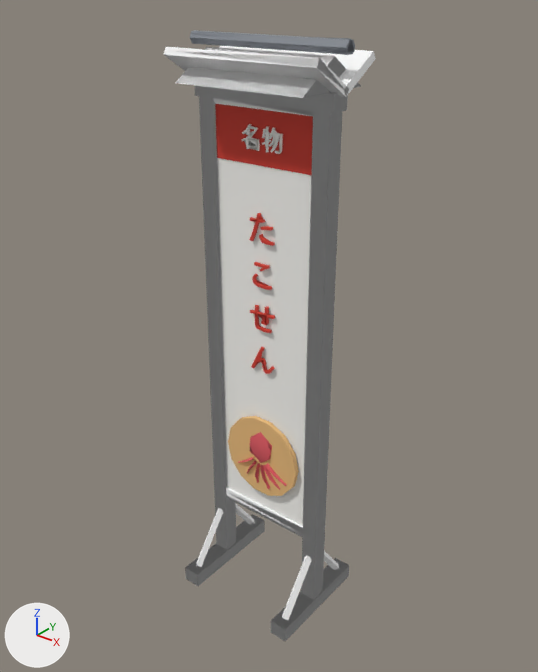
Before and after pictures for a commit that changed the glTF model uminagi-assets/glb/kanban_tako.glb.
One viewpoint serves both versions: a 50 mm lens placed at (1.71, -2.12, 2.61), pointed at (-0.01, 0.03, 1.27). Arrows for +X, +Y and +Z are at lower left; the lights stay in place. The older version comes first. Where no turn or scale is listed for an object, it has been applied to the vertices. Vertices at exactly the same position are counted once.

Names of what the first picture shows: 'kanban_tako_body', 'kanban_tako_lod1'.
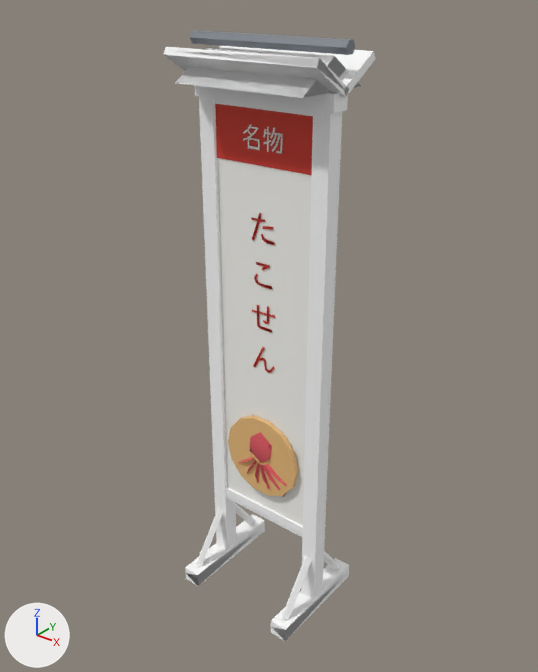
Boxes (x1, y1, x2, y2) around the edits, measured in the pictures (538 x 672 px):
part 1 of me_kanban_tako_body, cut back: before (241, 124, 283, 374); after (243, 124, 283, 220)
part 2 of me_kanban_tako_lod1, cut back: before (186, 38, 355, 641); after (186, 124, 282, 586)

Diff of the bpy script that builds the scene:
```diff
--- a/uminagi-assets/glb/kanban_tako.glb.py
+++ b/uminagi-assets/glb/kanban_tako.glb.py
@@ mat_cloth_en_red @@
+mat_cloth_en_red = principled_material('cloth_en_red')
+mat_cloth_en_red.base_color = (0.7, 0.05, 0.03)  # red #da3f30
+mat_cloth_en_red.roughness = 0.7
@@ me_kanban_tako_body @@
 # used by ob_kanban_tako_body; location = (0.0, 0.0, 0.0)
-me_kanban_tako_body.from_pydata(...)  # 764 vertices, 1368 faces; spans x -0.34..0.34, y -0.25..0.25, z 0.0..2.42
+me_kanban_tako_body.from_pydata(...)  # 511 vertices, 625 faces; spans x -0.34..0.34, y -0.25..0.25, z 0.0..2.42
+# me_kanban_tako_body part 1: 113 vertices moved within x -0.09..0.09, y -0.03..-0.02, z 1.77..2.12; 253 vertices removed from x -0.09..0.09, y -0.04..-0.03, z 1.14..2.12
 me_kanban_tako_body.materials.append(mat_wood_dark)
@@ me_kanban_tako_body @@
 me_kanban_tako_body.materials.append(mat_en_tako)
+me_kanban_tako_body.materials.append(mat_cloth_en_red)  # red #da3f30
@@ me_kanban_tako_lod1 @@
 # used by ob_kanban_tako_lod1; location = (0.0, 0.0, 0.0)
-me_kanban_tako_lod1.from_pydata(...)  # 278 vertices, 409 faces; spans x -0.34..0.34, y -0.25..0.25, z 0.0..2.43
+me_kanban_tako_lod1.from_pydata(...)  # 214 vertices, 179 faces; spans x -0.34..0.34, y -0.25..0.25, z 0.0..2.41
+# me_kanban_tako_lod1 part 2
+# 129 vertices are removed from x -0.34..0.34, y -0.25..0.25, z 0.0..2.43
+# 325 faces are deleted
+# 26 vertices move within x -0.07..0.09, y -0.04..-0.02, z 0.58..2.12
+# 76 vertices are added at x -0.34..0.34, y -0.25..0.25, z 0.0..2.41
+# 29 new faces join them, mat_wood_dark (white #ffffff)
+# 4 new faces join them, mat_ridge_tile (grey #7c8189)
+# 4 new faces join them, mat_en_kanban (white #f9f8f3)
+# 4 new faces join them, mat_ink_red (red #da3f30)
+# 23 new faces join them, mat_ink_white (white #f9f8f3)
+# 38 new faces join them, mat_cloth_en_red (red #da3f30)
+# 17 new faces join them, mat_en_tako (red #dd5961)
+# other edits to the shape of me_kanban_tako_lod1 do not show in these pictures
 me_kanban_tako_lod1.materials.append(mat_wood_dark)
@@ me_kanban_tako_lod1 @@
 me_kanban_tako_lod1.materials.append(mat_en_tako)
+me_kanban_tako_lod1.materials.append(mat_cloth_en_red)  # red #da3f30
```
